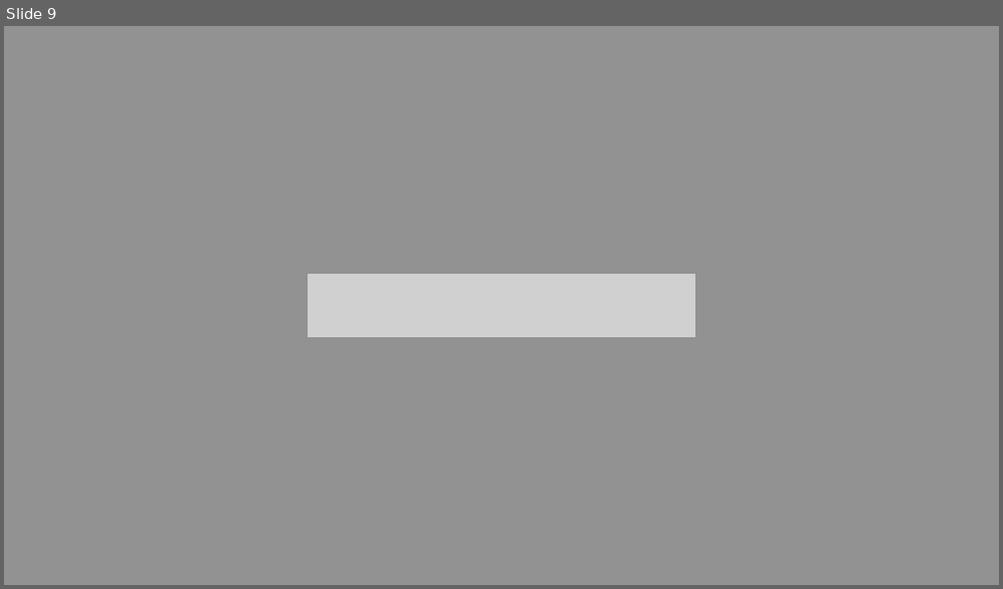
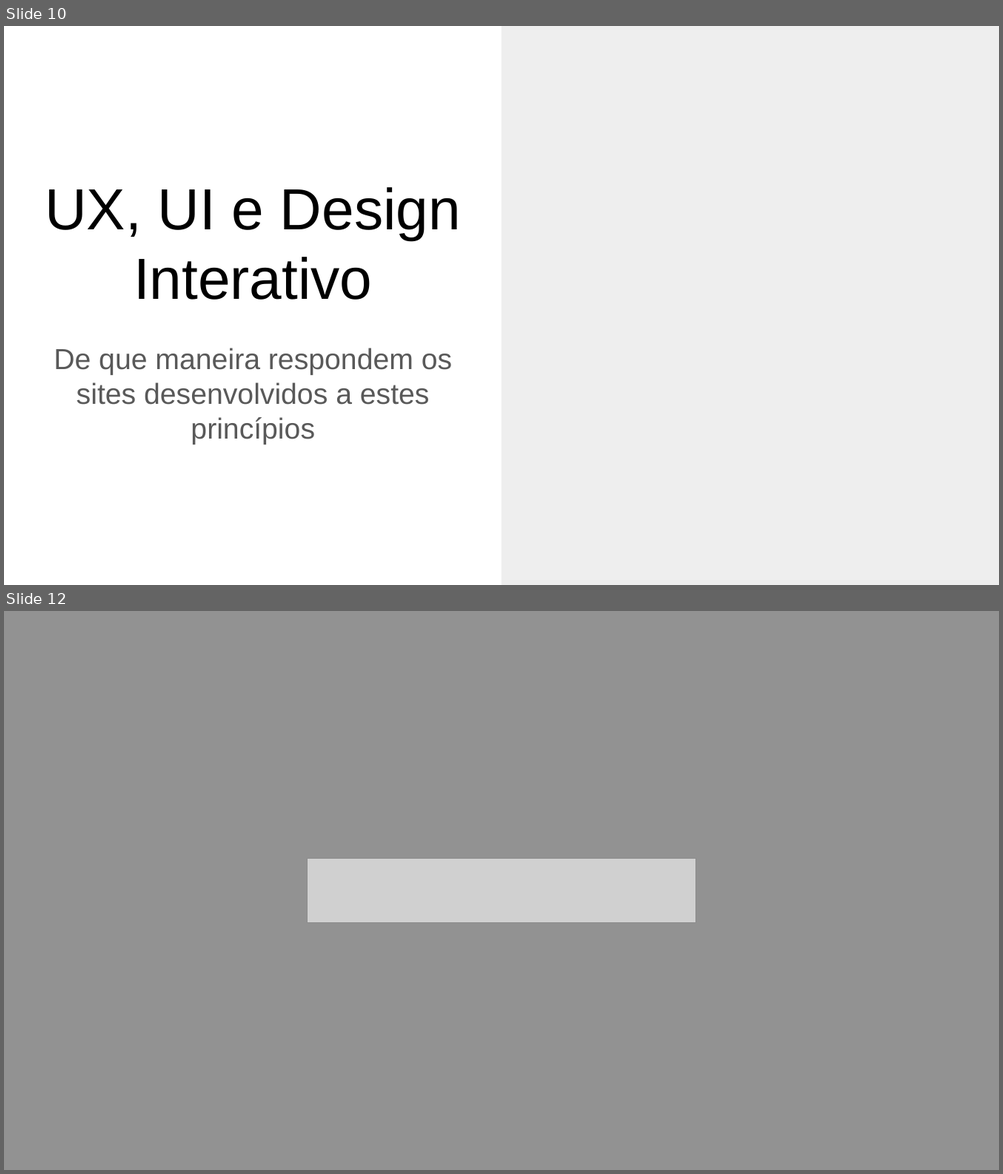
Before and after one commit to ma2ke3/encontroRemoto2_SA1_unidade9, a slide deck: Powerpoint Apresentação Encontro Remoto 2 SA 1 Unidade 9.pptx. Shown one above the other, each under a label of ours: slide 9 before the commit, slides 10 and 12 after it; the slides between them are not shown. The pictures are 1003x589 and 1003x1174 pixels, drawn with LibreOffice and Linux fonts; fonts in the diff are those of the drawing; grey boxes stand for pictures. Boxes give left, top, right and bottom in pixels: in the first picture for what was removed or moved away, otherwise in the second. Text is boxed around its words. In the diff, an @@ line names an element or a change of style, - is before the commit and + after.

```diff
--- a/Powerpoint Apresentação Encontro Remoto 2 SA 1 Unidade 9.pptx
+++ b/Powerpoint Apresentação Encontro Remoto 2 SA 1 Unidade 9.pptx
@@ slide 10 added at (4, 26, 999, 585), background #FFFFFF @@
@@ rectangle added at (501, 26, 999, 585), fill #EEEEEE @@
@@ title added at (45, 187, 461, 300), 42 pt, text #000000 @@
+UX, UI e Design Interativo
@@ subtitle added at (54, 348, 452, 445), 21 pt, text #595959 @@
+De que maneira respondem os sites desenvolvidos a estes princípios
@@ what was slide 9 is now slide 12 @@
```
Also in this commit, not shown: 2 other slides added, 1 other file.
